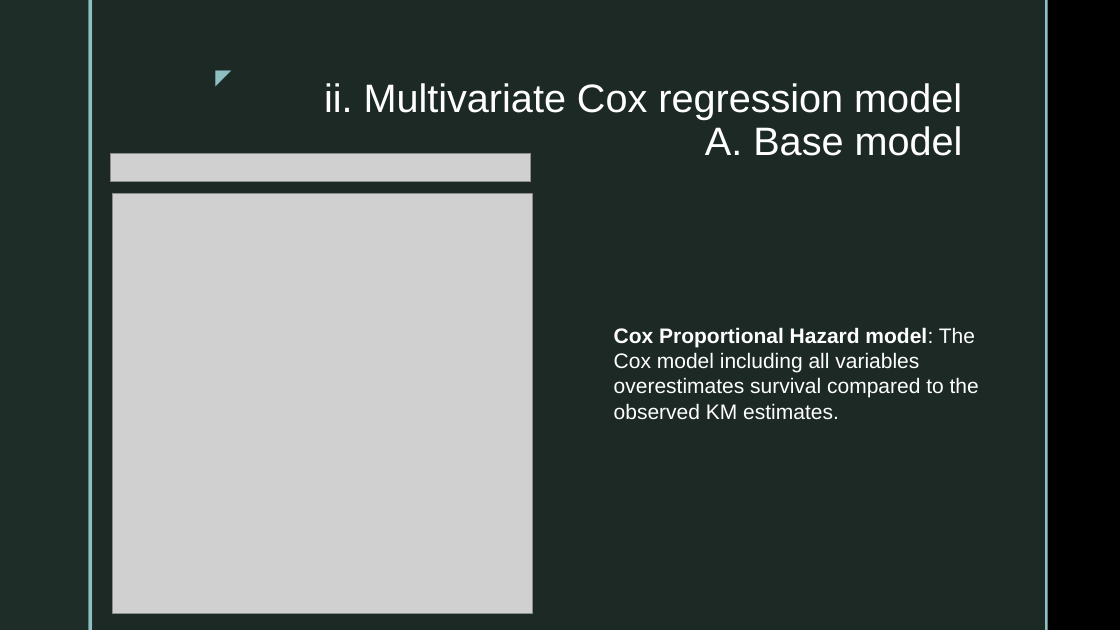
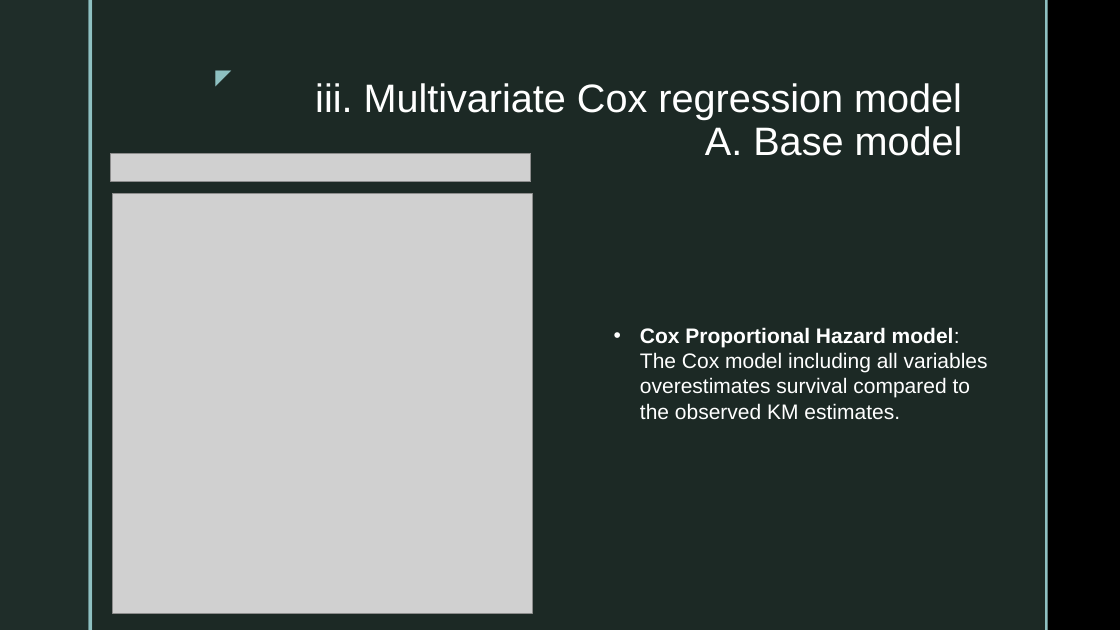
Before and after one commit to SebastianVeuskens/DSA-Project, a slide deck: slide 10 of presentation.pptx. Drawn at 1120x630 pixels with LibreOffice and Linux fonts; fonts in the diff are those of the drawing; grey boxes stand for pictures; background and template pictures are left out. Boxes give left, top, right and bottom in pixels: in the first picture for what was removed or moved away, otherwise in the second. Text is boxed around its words. In the diff, an @@ line names an element or a change of style, - is before the commit and + after.

```diff
--- a/presentation.pptx
+++ b/presentation.pptx
@@ title at <box>315,83,963,156</box>: text changed @@
-ii. Multivariate Cox regression model
-A. Base model
+iii. Multivariate Cox regression model
+A. Base model
@@ text "Cox Proportional Hazard model: The ..." at <box>640,327,988,420</box>: bullet none to • @@
```
Also in this commit, not shown: 6 other slides changed, 5 slides added, 13 other files.
